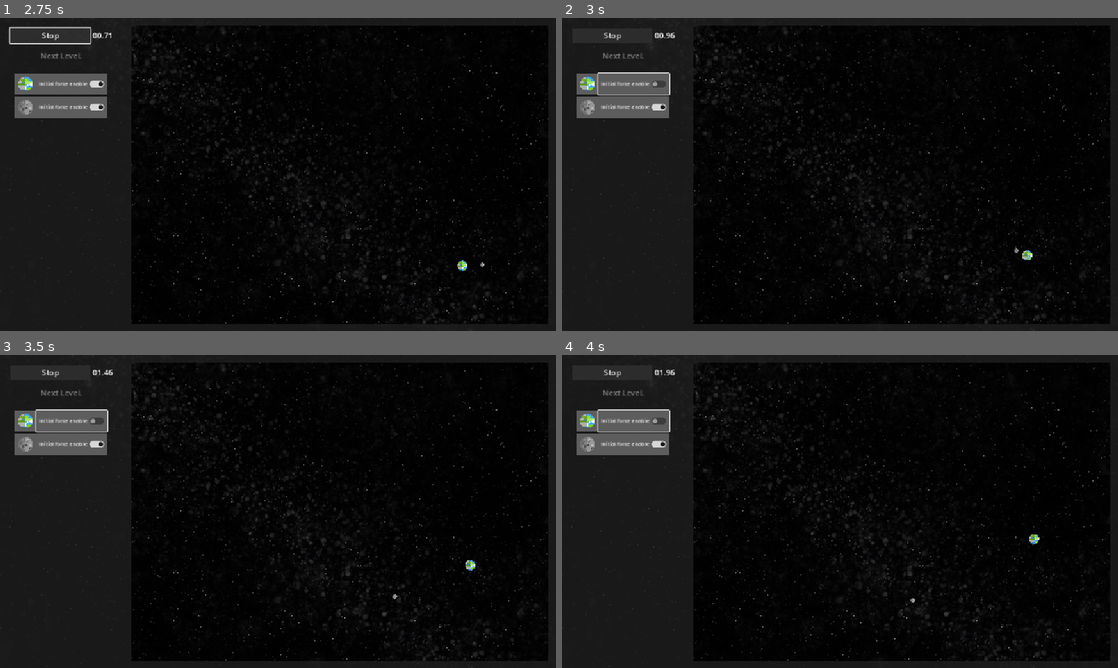
Above: before the commit, frames 1-4 (two rows, left to right).
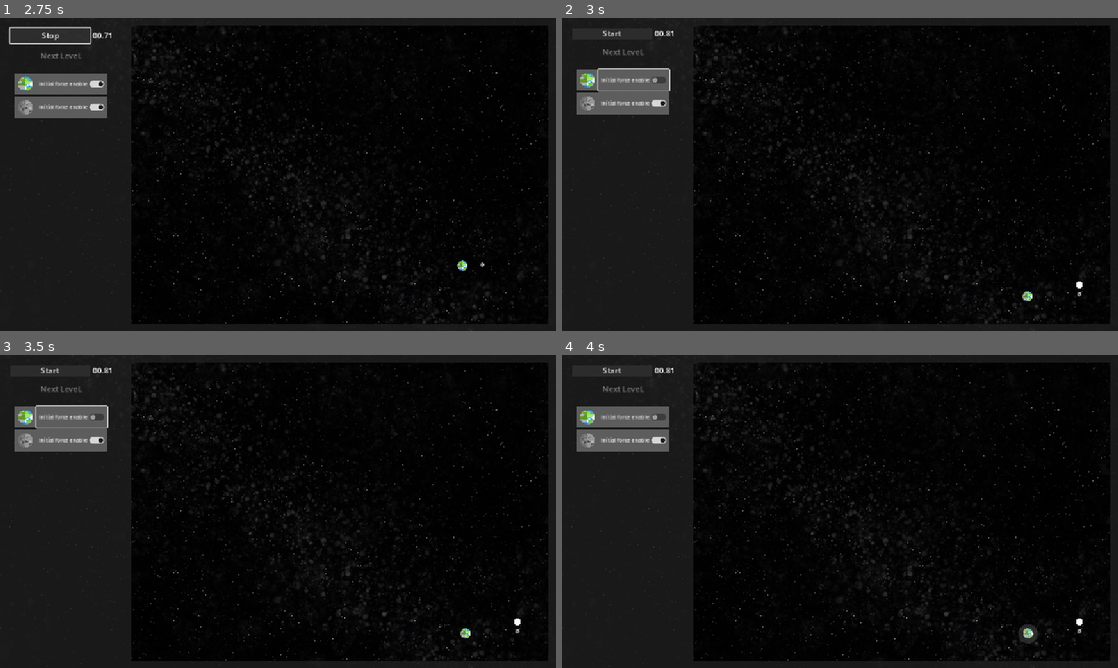
Above: after the commit, the same moments.

Repository: Ahmed-Dardouri/GMTK_prototype_orbits
Game: Godot game, scene res://scenes/game.tscn
Same seed, same stepped clock (60 frames per second), same inputs: the game is played once before the commit and once after it.
Inputs (mouse positions are in pixels of both pictures, inside the frame that each line leads up to):
- Up to frame 1 (2.75 s): click "Start" at 0.5 s; click "Stop" at 1.25 s; click "Start" at 2 s
- Up to frame 2 (3 s): click "Initial force enable" at 2.75 s
- Up to frame 3 (3.5 s): no input
- Up to frame 4 (4 s): click (1029, 633) at 3.52 s

Frame 1 is identical in both runs. In frame 2, 1.6% of the frame differs, in the area x 2-94%, y 4-91%; in frame 3, 1.6%; in frame 4, 1.7%, in the area x 2-94%, y 4-93%.

Commit message:
added celestial bodies collision as a fail condition

Diff:
--- a/scripts/game.gd
+++ b/scripts/game.gd
@@ -10,6 +10,7 @@
 var level :int = 0
 # Called when the node enters the scene tree for the first time.
 func _ready() -> void:
+	connect_bodies_signals()
 	connect_god_signals()
 	connect_ui_signals()
 	connect_sandbox_signals()
@@ -31,6 +32,7 @@
 
 func start_level()-> void:
 	set_god_children()
+	connect_bodies_signals()
 	timer.start()
 
 
@@ -76,6 +78,10 @@
 	god.simulation_started.connect(simulation_started_handler)
 	god.simulation_stopped.connect(simulation_stopped_handler)
 
+func connect_bodies_signals() -> void:
+	for body in god.get_children():
+		body.collided.connect(god.failed)
+
 func simulation_started_handler():
 	pass
 
--- a/scripts/planet.gd
+++ b/scripts/planet.gd
@@ -9,6 +9,7 @@
 @onready var button := $Button
 @onready var sprite := $Sprite2D
 @onready var Collision_shape : CollisionShape2D = $CollisionShape2D
+signal collided
 
 
 var drooped_pos : Vector2 = Vector2.ZERO
@@ -40,6 +41,7 @@
 		velocity += sum_acceleration * delta
 		sum_acceleration = Vector2.ZERO
 		move_and_slide()
+		check_collisions()
 
 func _process(delta: float) -> void:
 	if drag_drop == true && simulation_started == false:
@@ -80,3 +82,11 @@
 func enable_initial_force(value : bool) -> void:
 	arrow.set_force(value)
 	set_arrow_visibile(value)
+
+
+func check_collisions() -> void:
+	for i in get_slide_collision_count():
+		var collision = get_slide_collision(i)
+		var collider = collision.get_collider()
+		if collider is CharacterBody2D:
+			emit_signal("collided")
